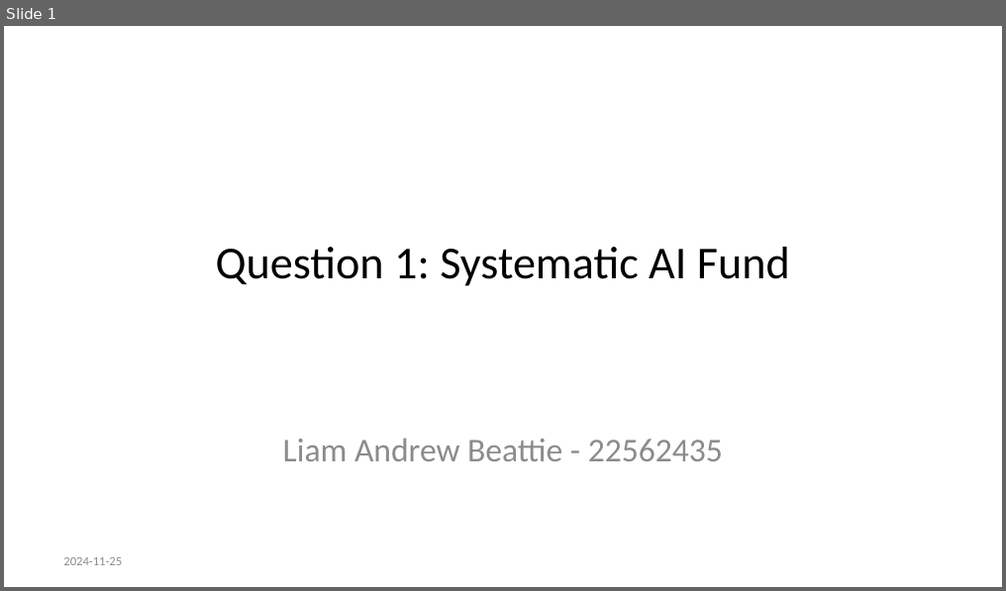
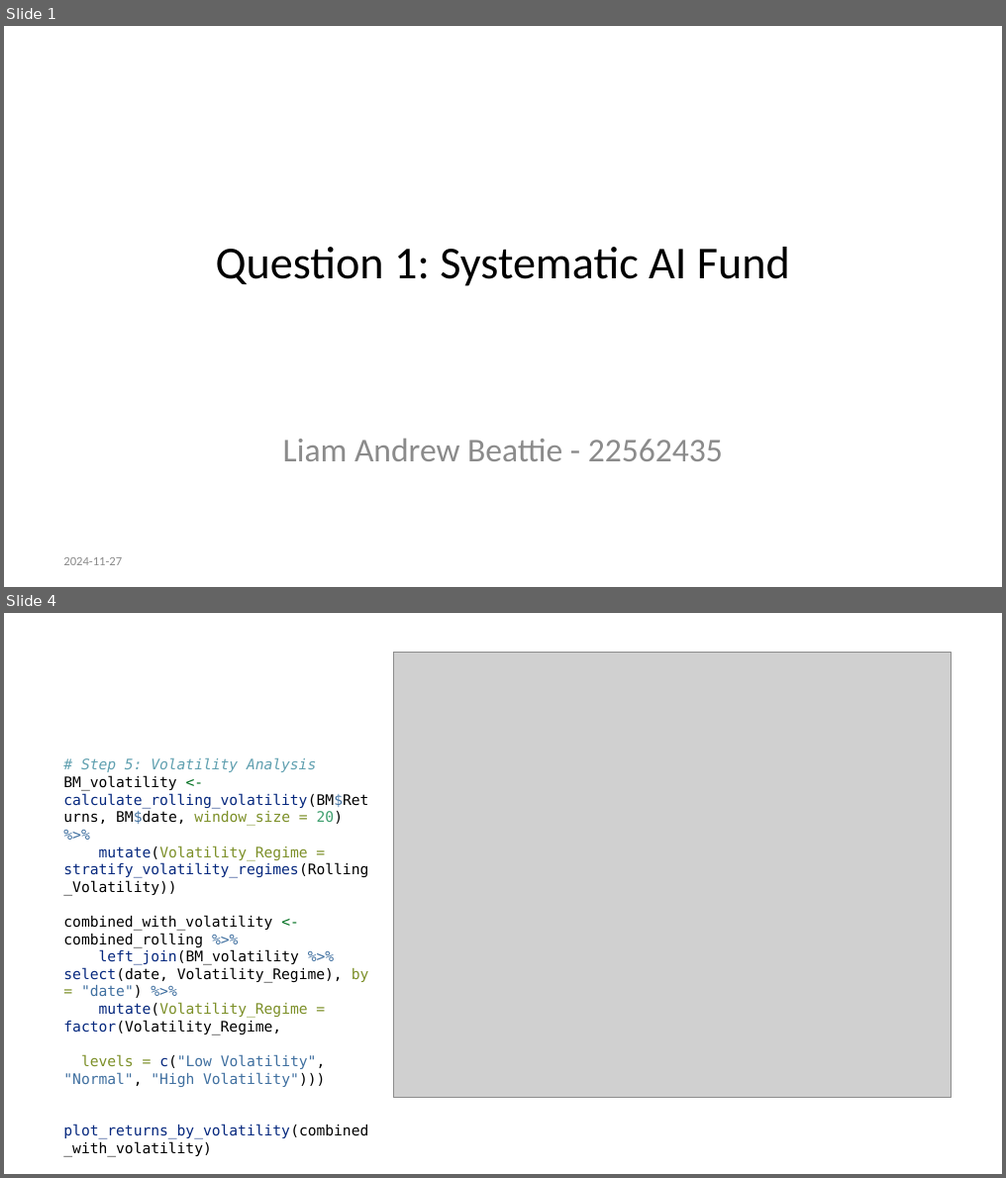
Before and after one commit to 22562435/22562435-FinEcosExam, a slide deck: Questions/Question 1/README.pptx. Shown one above the other, each under a label of ours: slide 1 before the commit, slides 1 and 4 after it; the slides between them are not shown. The pictures are 1006x591 and 1006x1178 pixels, drawn with LibreOffice and Linux fonts; fonts in the diff are those of the drawing; grey boxes stand for pictures. Boxes give left, top, right and bottom in pixels: in the first picture for what was removed or moved away, otherwise in the second. Text is boxed around its words. In the diff, an @@ line names an element or a change of style, - is before the commit and + after.

```diff
--- a/Questions/Question 1/README.pptx
+++ b/Questions/Question 1/README.pptx
@@ slide 4 added at bbox=[4, 613, 1002, 1174], background #FFFFFF @@
@@ picture added at bbox=[393, 652, 950, 1098] @@
@@ text added at bbox=[63, 759, 369, 1157], 10.5 pt, text #000000 @@
+# Step 5: Volatility Analysis
+BM_volatility <- calculate_rolling_volatility(BM$Returns, BM$date, window_size = 20) %>%
+mutate(Volatility_Regime = stratify_volatility_regimes(Rolling_Volatility))
+combined_with_volatility <- combined_rolling %>%
+left_join(BM_volatility %>% select(date, Volatility_Regime), by = "date") %>%
+mutate(Volatility_Regime = factor(Volatility_Regime,
+levels = c("Low Volatility", "Normal", "High Volatility")))
+plot_returns_by_volatility(combined_with_volatility)
@@ slide 1 changed as well @@
@@ text at bbox=[63, 558, 122, 566]: text changed @@
-2024-11-25
+2024-11-27
```
Also in this commit, not shown: 3 other slides changed, 1 other slide added, 2 other files.
